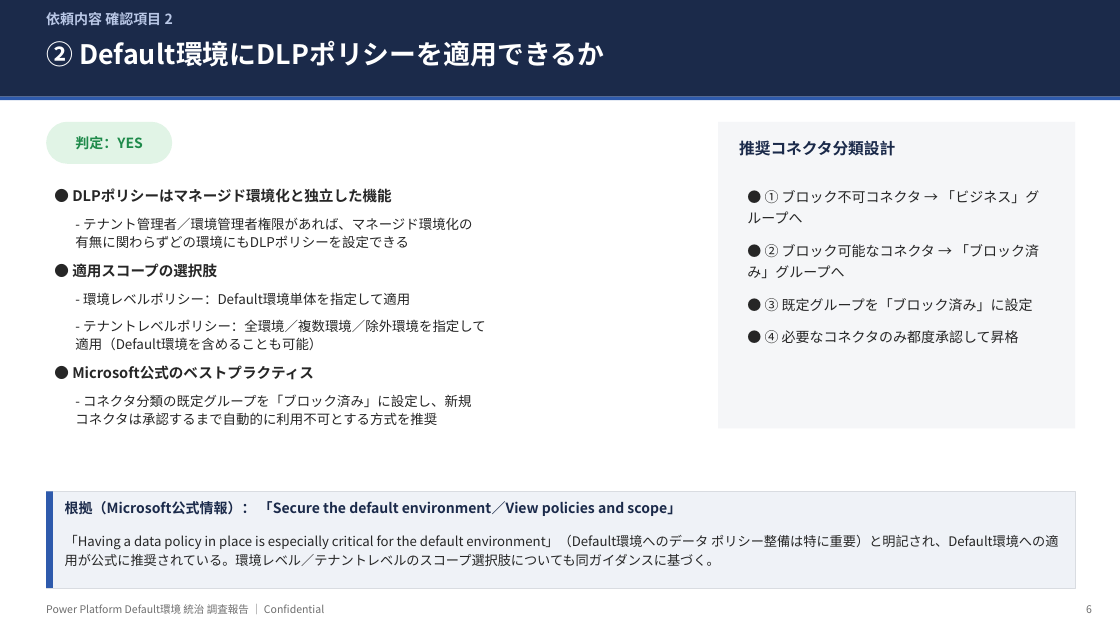
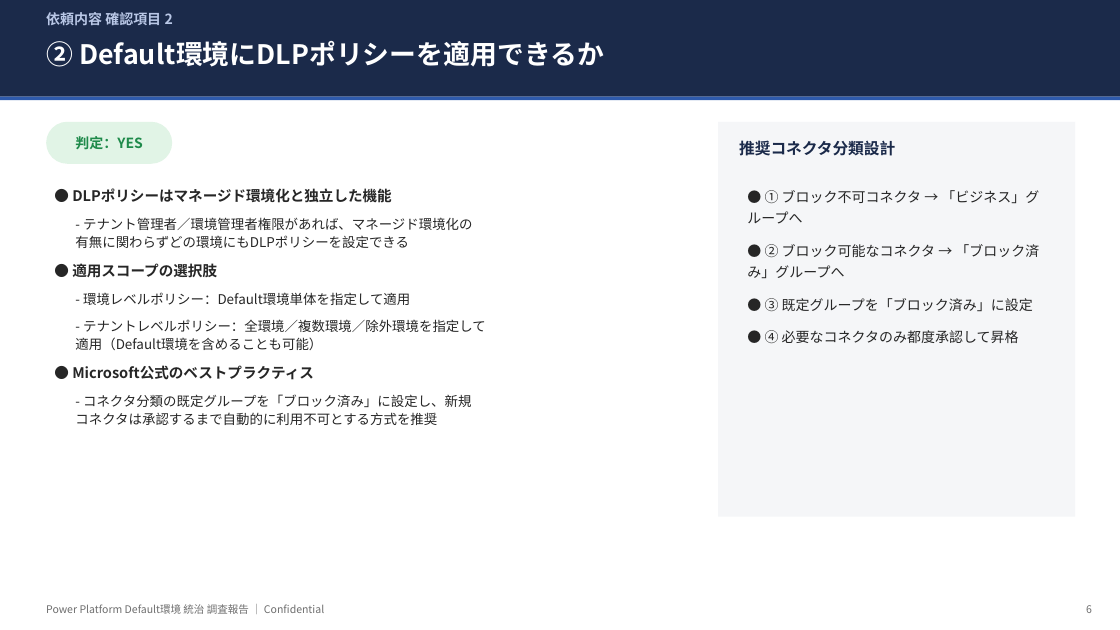
Before and after one commit to takuyanakamura881awc-beep/awc-naka881-repo, a slide deck: slide 6 of docs/PowerPlatform_DefaultEnv_Governance_Report.pptx. Drawn at 1120x630 pixels with LibreOffice and Linux fonts; fonts in the diff are those of the drawing. Boxes give left, top, right and bottom in pixels: in the first picture for what was removed or moved away, otherwise in the second. Text is boxed around its words. In the diff, an @@ line names an element or a change of style, - is before the commit and + after.

```diff
--- a/docs/PowerPlatform_DefaultEnv_Governance_Report.pptx
+++ b/docs/PowerPlatform_DefaultEnv_Governance_Report.pptx
@@ rectangle: place and size @@
-rectangle at [718,122,1075,429]
+rectangle at [718,122,1075,517]
@@ rectangle removed at [46,492,1075,588] @@
@@ rectangle removed at [46,492,53,588] @@
@@ text removed at [65,501,681,516] @@
-根拠（Microsoft公式情報）： 「Secure the default environment／View policies and scope」
@@ text removed at [65,535,1058,566] @@
-「Having a data policy in place is especially critical for the default environment」（Default環境へのデータ ポリシー整備は特に重要）と明記され、Default環境への適用が公式に推奨されている。環境レベル／テナントレベルのスコープ選択肢についても同ガイダンスに基づく。
```
Also in this commit, not shown: 7 other slides changed, 6 slides added, 1 slide removed.
